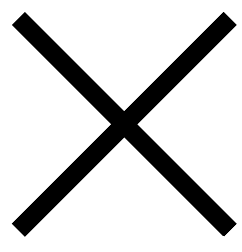
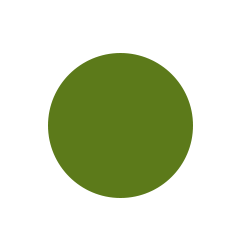
Revision of a layered 242×252 image; what changed, layer by layer:
added layer "Ellipse 1" above "Layer 2" over (x1=48, y1=53, x2=193, y2=198)
hid "Layer 2" over (x1=11, y1=12, x2=237, y2=237)
hid "Layer 1" over (x1=11, y1=12, x2=237, y2=237)
hid "Layer 0" over (x1=11, y1=12, x2=237, y2=237)
